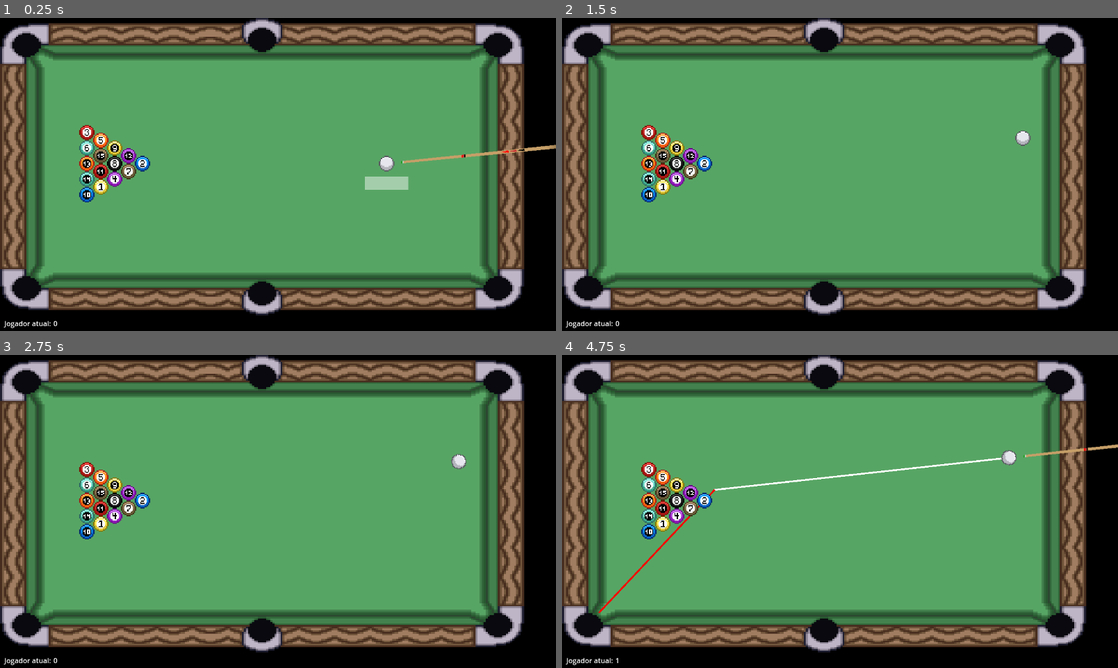
Above: before the commit, frames 1-4 (two rows, left to right).
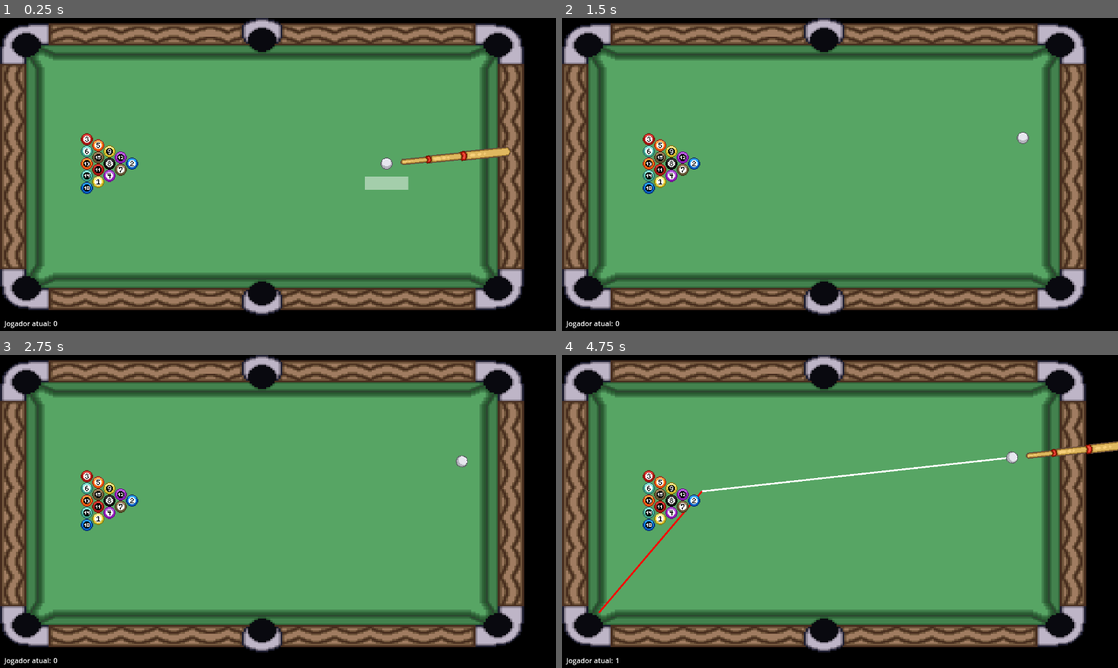
Above: after the commit, the same moments.

Repository: MathiasRLuz/Sinuca--8-Ball-Pool-
Game: Godot game, scene res://scenes/sinuca.tscn
Two runs of this game, one before a commit and one after it. Both use one fixed random seed, a clock stepped at 60 frames per second and the inputs below. The engine's default icon, where the game draws it, is replaced by a stand-in: a white triangle on a blue panel in a dark square.
Inputs (mouse positions are in pixels of both pictures, inside the frame that each line leads up to):
- Up to frame 1 (0.25 s): no input
- Up to frame 2 (1.5 s): tap Enter at 0.5 s; move the mouse to (962, 158) at 0.52 s; hold D (right) 0.53-1.28 s; hold E (interact) 0.53-1.28 s; click (962, 158) at 0.67 s; tap Space at 0.77 s; move the mouse to (728, 190) at 1.27 s; hold S (down) from 1.28 s (still down); tap E (interact) at 1.35 s
- Up to frame 3 (2.75 s): tap Space at 1.52 s; move the mouse to (333, 442) at 2.02 s; release S (down) at 2.03 s; hold D (right) from 2.03 s (still down); hold E (interact) from 2.03 s (still down)
- Up to frame 4 (4.75 s): move the mouse to (812, 574) at 2.77 s; release D (right) at 2.78 s; release E (interact) at 2.78 s; hold W (up) 2.78-3.53 s; tap E (interact) at 2.85, 4.35 s; click (812, 574) at 2.92 s; tap Space at 3.02, 3.77, 4.52 s; move the mouse to (1006, 558) at 3.52 s; hold E (interact) 3.53-4.28 s; hold A (left) from 3.53 s (still down); move the mouse to (673, 464) at 4.27 s

The runs differ from the first frame. In frame 1, 2.3% of the frame differs, in the area x 14-100%, y 34-59%; in frame 2, 1.7%; in frame 3, 1.7%; in frame 4, 2.5%, in the area x 6-100%, y 27-82%.

Commit message:
update graphics

Diff:
--- a/scenes/bola.tscn
+++ b/scenes/bola.tscn
@@ -8,10 +8,10 @@
 bounce = 0.6
 
 [sub_resource type="CircleShape2D" id="CircleShape2D_ecgr8"]
-radius = 18.0278
+radius = 14.0
 
 [sub_resource type="CircleShape2D" id="CircleShape2D_ml710"]
-radius = 18.0
+radius = 14.0
 
 [node name="Bola" type="RigidBody2D" groups=["bolas"]]
 collision_priority = 10.0
@@ -29,7 +29,7 @@
 
 [node name="Sprite2D" type="Sprite2D" parent="."]
 texture_filter = 1
-scale = Vector2(2.525, 2.525)
+scale = Vector2(2, 2)
 texture = ExtResource("1_ymfk2")
 hframes = 9
 vframes = 2
--- a/scenes/sinuca.tscn
+++ b/scenes/sinuca.tscn
@@ -16,7 +16,7 @@
 bg_color = Color(0.909804, 0, 0.254902, 1)
 
 [sub_resource type="CircleShape2D" id="CircleShape2D_lmf8b"]
-radius = 18.0
+radius = 14.1
 
 [node name="Sinuca" type="Node"]
 script = ExtResource("1_4cjhd")
--- a/scenes/taco.tscn
+++ b/scenes/taco.tscn
@@ -1,10 +1,15 @@
 [gd_scene load_steps=3 format=3 uid="uid://clecbdn7movg2"]
 
-[ext_resource type="Texture2D" uid="uid://csqmfc2u5vuow" path="res://assets/cue.png" id="1_dso27"]
 [ext_resource type="Script" path="res://scripts/taco.gd" id="2_gx12w"]
+[ext_resource type="Texture2D" uid="uid://bx6tv16gl78sk" path="res://assets/Wizpool/Tacos/Taco de Sinuca.png" id="3_emfk0"]
 
 [node name="Taco" type="Sprite2D"]
 z_index = 2
 texture_filter = 1
-texture = ExtResource("1_dso27")
 script = ExtResource("2_gx12w")
+
+[node name="Sprite2D" type="Sprite2D" parent="."]
+position = Vector2(-160, 4.54747e-13)
+rotation = 1.5708
+scale = Vector2(2, 2)
+texture = ExtResource("3_emfk0")
--- a/scripts/main.gd
+++ b/scripts/main.gd
@@ -18,7 +18,7 @@
 var cue_ball_potted : bool
 var potted := []
 var all_potted := []
-var ball_radius = 17.0
+var ball_radius = 14.0
 var mesa_aberta : bool = true
 
 var jogador_atual : int = 0 # 0 jogador, 1 bot
